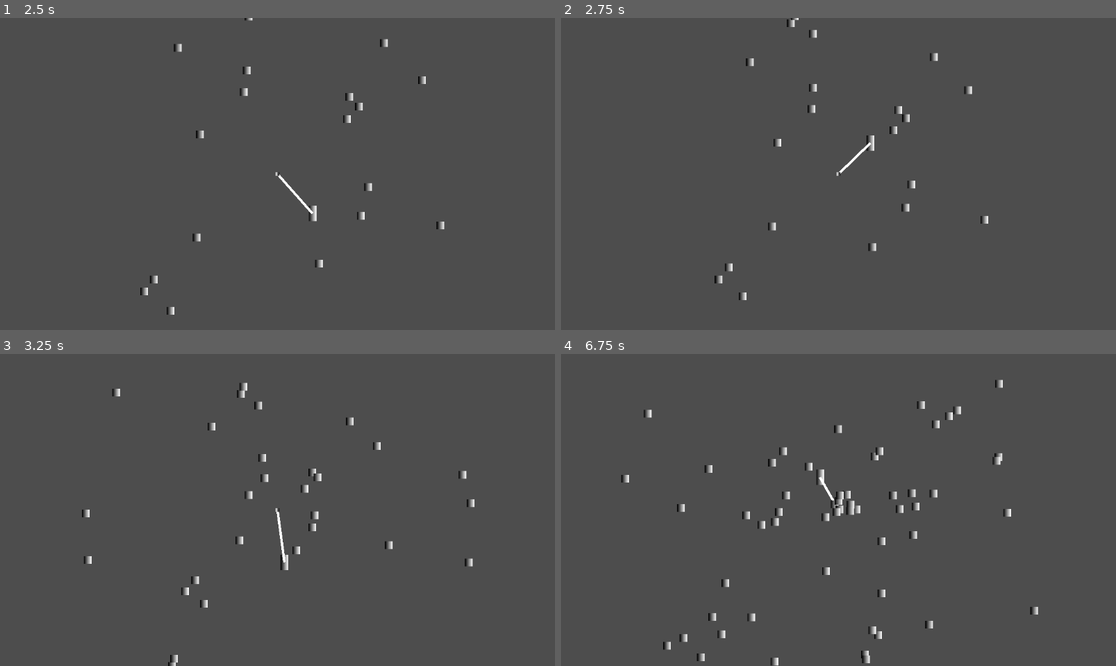
Above: before the commit, frames 1-4 (two rows, left to right).
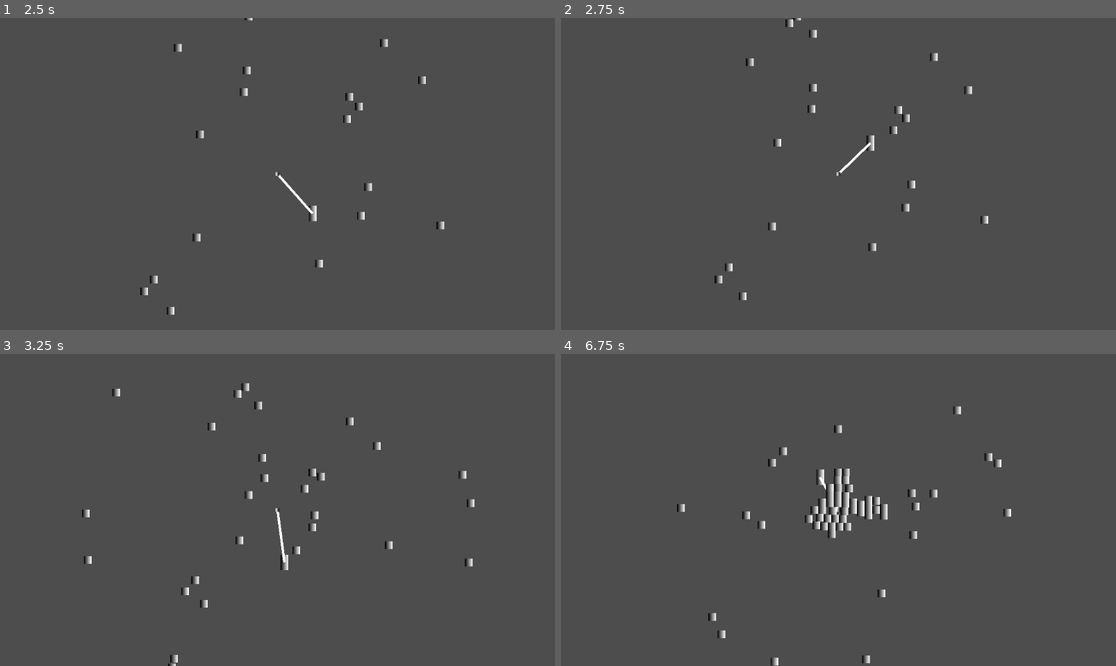
Above: after the commit, the same moments.

Repository: Blulow/majorjam
Game: Godot game, scene res://scenes/game.tscn
Two runs of this game, one before a commit and one after it. Both use one fixed random seed, a clock stepped at 60 frames per second and the inputs below.
Inputs:
- Up to frame 1 (2.5 s): hold Right (right) 0.53-2.03 s; tap Shift (dash) at 0.6, 1.35, 2.1 s; tap Up (up) at 0.77, 1.52 s; hold Left (left) from 2.03 s (still down)
- Up to frame 2 (2.75 s): keep holding Left (left)
- Up to frame 3 (3.25 s): release Left (left) at 2.78 s; hold Right (right) from 2.78 s (still down); tap Shift (dash) at 2.85 s; tap Up (up) at 3.02 s
- Up to frame 4 (6.75 s): tap Shift (dash) every 0.75 s from 3.6 to 6.6 s; tap Up (up) at 3.77, 4.52, 6.02 s; release Right (right) at 4.28 s; hold Left (left) 4.28-5.03 s; hold Right (right) 5.03-5.78 s; hold Left (left) from 5.78 s (still down)

Frame 1 is identical in both runs. In frame 2, less than 0.1% of the frame differs, in the area x 40-44%, y 0-3%; in frame 3, 0.1%; in frame 4, 2.1%, in the area x 10-86%, y 8-99%.

Commit message:
add: enemy clustering at anchor

Diff:
--- a/scenes/anchor.tscn
+++ b/scenes/anchor.tscn
@@ -8,7 +8,15 @@
 width = 16
 height = 16
 
+[sub_resource type="RectangleShape2D" id="RectangleShape2D_1k6ed"]
+size = Vector2(16, 16)
+
 [node name="Anchor" type="StaticBody2D" unique_id=791452708]
+collision_layer = 2
+collision_mask = 2
 
 [node name="Sprite2D" type="Sprite2D" parent="." unique_id=1669435227]
 texture = SubResource("GradientTexture2D_hs5qy")
+
+[node name="CollisionShape2D" type="CollisionShape2D" parent="." unique_id=212469592]
+shape = SubResource("RectangleShape2D_1k6ed")
--- a/scenes/enemy.tscn
+++ b/scenes/enemy.tscn
@@ -16,8 +16,8 @@
 size = Vector2(32, 32)
 
 [node name="Enemy" type="CharacterBody2D" unique_id=1084182467]
-collision_layer = 0
-collision_mask = 0
+collision_layer = 2
+collision_mask = 2
 script = ExtResource("1_4ra3w")
 
 [node name="Sprite2D" type="Sprite2D" parent="." unique_id=1129537266]
--- a/scripts/movement/fly_towards_movement.gd
+++ b/scripts/movement/fly_towards_movement.gd
@@ -12,7 +12,12 @@
 
 func _ready() -> void:
 	target = body.target
+
+func _physics_process(delta: float) -> void:
 	dir = body.global_position.direction_to(target.global_position)
 
-func _physics_process(delta: float) -> void:
+	for i in body.get_slide_collision_count():
+		if body.get_slide_collision(i).get_collider() == target:
+			return
+
 	body_controller.internal_vel = dir * speed
